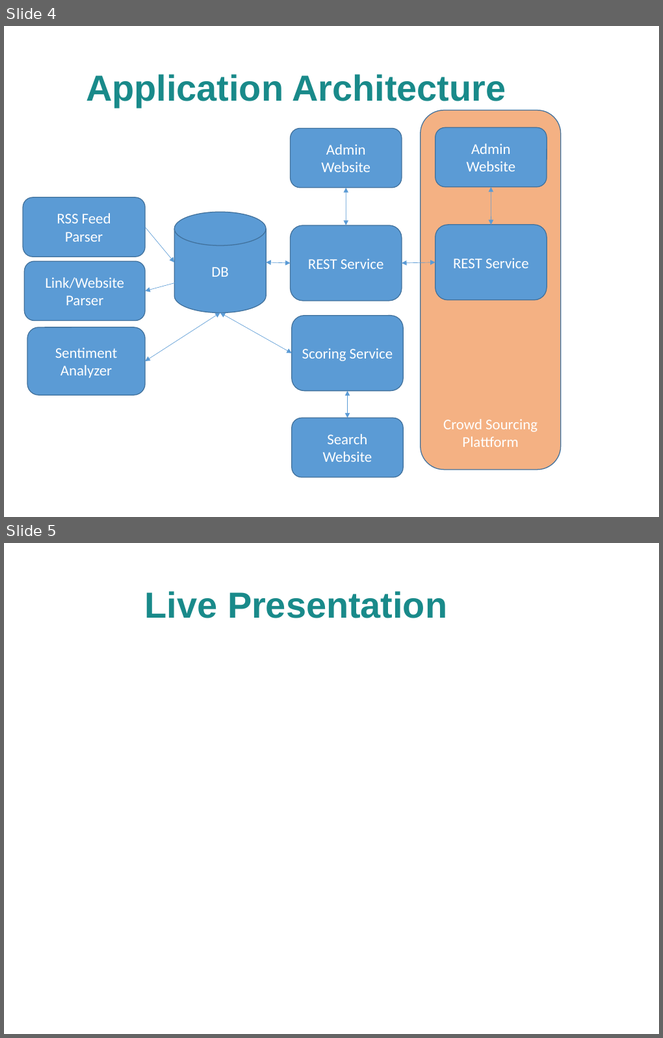
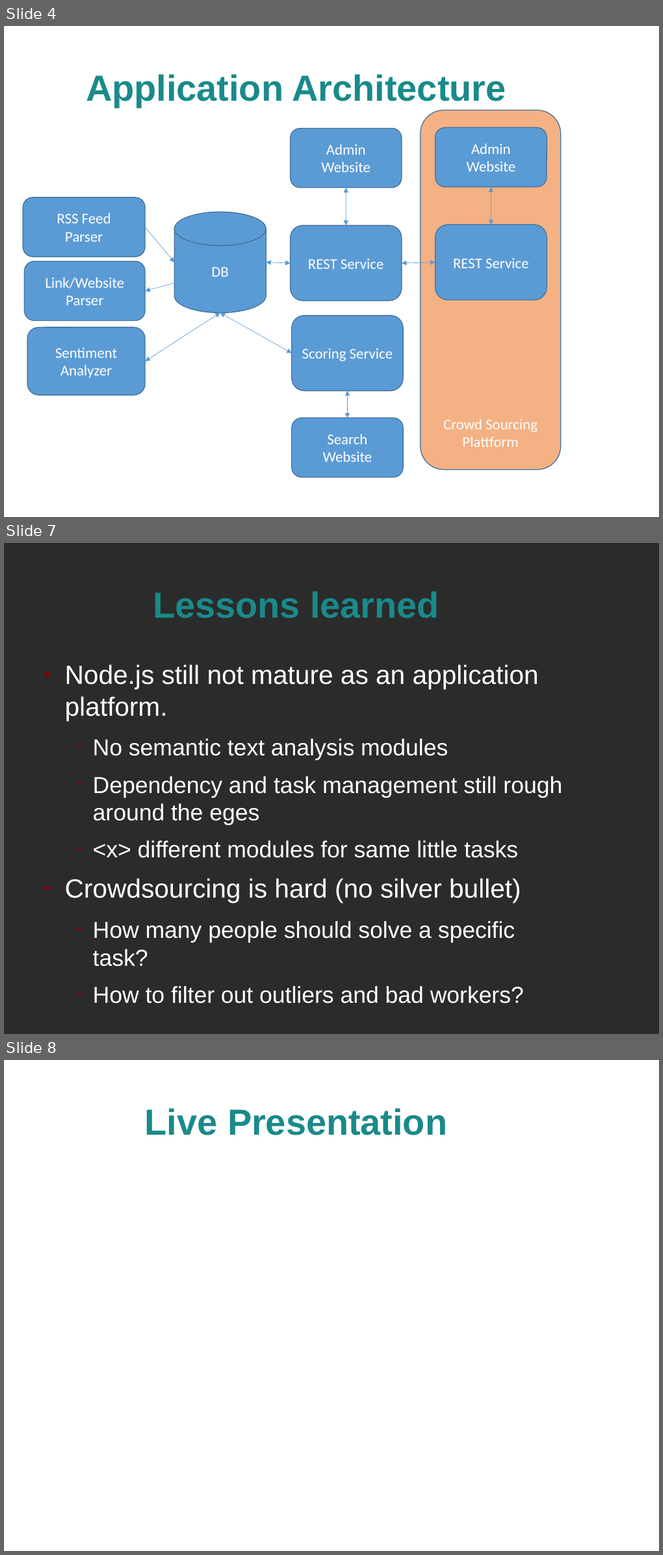
Before and after one commit to schlingel/aic_topic2_2013, a slide deck: presentation/final_presentation.odp. Shown one above the other, each under a label of ours: slides 4 and 5 before the commit, slides 4, 7 and 8 after it; the slides between them are not shown. The pictures are 663x1038 and 663x1555 pixels, drawn with LibreOffice and Linux fonts; fonts in the diff are those of the drawing; background and template pictures are left out; a plain dark background stands for a picture behind light text. Boxes give left, top, right and bottom in pixels: in the first picture for what was removed or moved away, otherwise in the second. Text is boxed around its words. In the diff, an @@ line names an element or a change of style, - is before the commit and + after.

Commit message:
Added some slides about problems / lessons learned.

```diff
--- a/presentation/final_presentation.odp
+++ b/presentation/final_presentation.odp
@@ slide 7 added at <box>4,543,659,1034</box>, background picture (left out) @@
@@ title added at <box>153,591,440,618</box>, 44 pt, text #198A8A, bold @@
+Lessons learned
@@ text added at <box>65,665,562,1004</box>, 28 pt, text #FFFFFF @@
+● Node.js still not mature as an application platform.
+  − No semantic text analysis modules
+  − Dependency and task management still rough around the eges
+  − <x> different modules for same little tasks
+● Crowdsourcing is hard (no silver bullet)
+  − How many people should solve a specific task?
+  − How to filter out outliers and bad workers?
@@ what was slide 5 is now slide 8 @@
```
Also in this commit, not shown: 2 slides changed, 2 other slides added.
